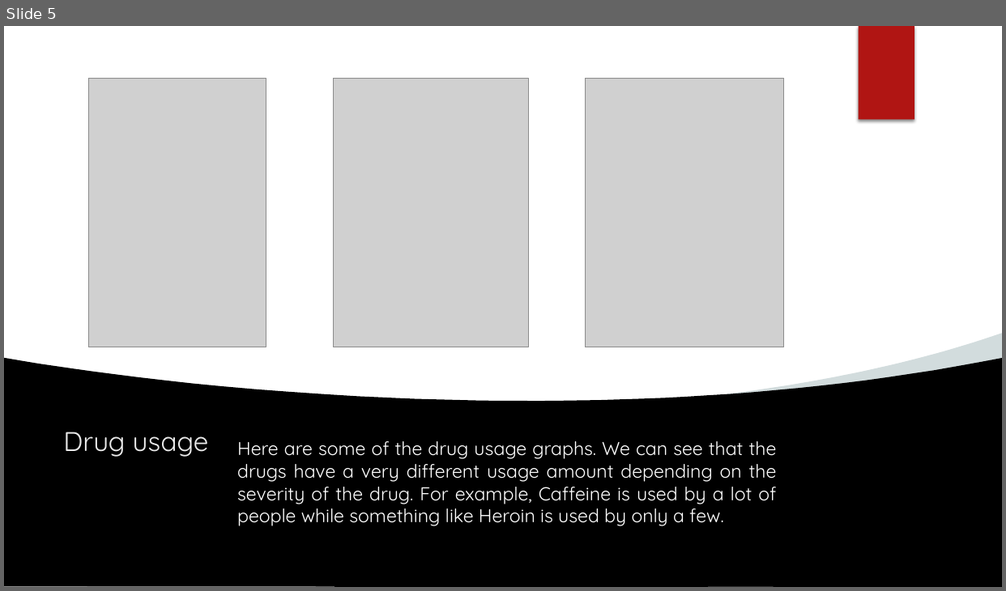
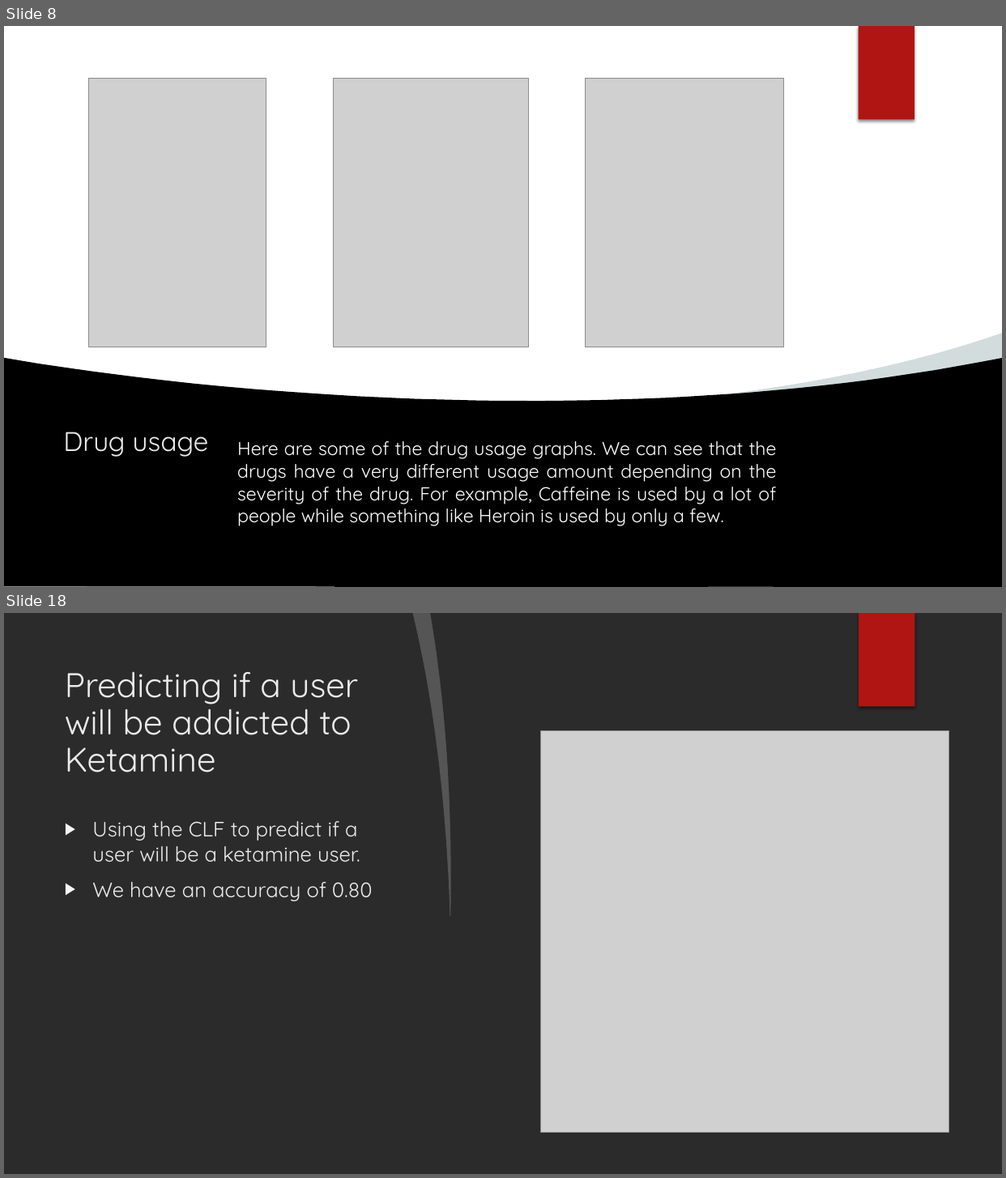
Before and after one commit to FearlessClock/PythonDataAnalyste, a slide deck: Drug consuption Pieter Algera.pptx. Shown one above the other, each under a label of ours: slide 5 before the commit, slides 8 and 18 after it; the slides between them are not shown. The pictures are 1006x591 and 1006x1178 pixels, drawn with LibreOffice and Linux fonts; fonts in the diff are those of the drawing; grey boxes stand for pictures; background and template pictures are left out; a plain dark background stands for a picture behind light text. Boxes give left, top, right and bottom in pixels: in the first picture for what was removed or moved away, otherwise in the second. Text is boxed around its words. In the diff, an @@ line names an element or a change of style, - is before the commit and + after.

```diff
--- a/Drug consuption Pieter Algera.pptx
+++ b/Drug consuption Pieter Algera.pptx
@@ slide 18 added at bbox=[4, 613, 1002, 1174], background picture (left out) @@
@@ freeform shape added at bbox=[413, 613, 458, 917], fill #FFFFFF at 20% opacity @@
@@ freeform shape added at bbox=[430, 613, 540, 1174], fill #FFFFFF @@
@@ rectangle added at bbox=[503, 613, 1002, 1174], fill #FFFFFF @@
@@ rectangle added at bbox=[859, 613, 914, 707], fill #B01513 @@
@@ rectangle added at bbox=[859, 613, 915, 707], fill #B01513 @@
@@ title added at bbox=[65, 671, 358, 773], 33 pt, text #EBEBEB @@
+Predicting if a user will be addicted to Ketamine
@@ picture added at bbox=[541, 731, 949, 1133] @@
@@ text added at bbox=[92, 821, 373, 901], 20 pt, text #EBEBEB @@
+▶ Using the CLF to predict if a user will be a ketamine user.
+▶ We have an accuracy of 0.80
@@ what was slide 5 is now slide 8 @@
```
Also in this commit, not shown: 3 slides changed, 11 other slides added, 1 other file.
